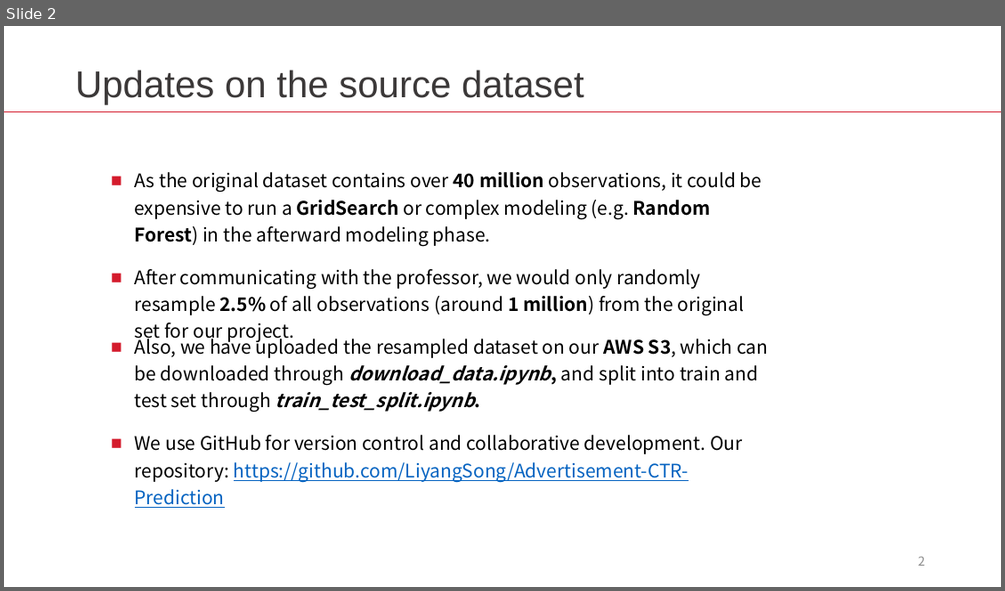
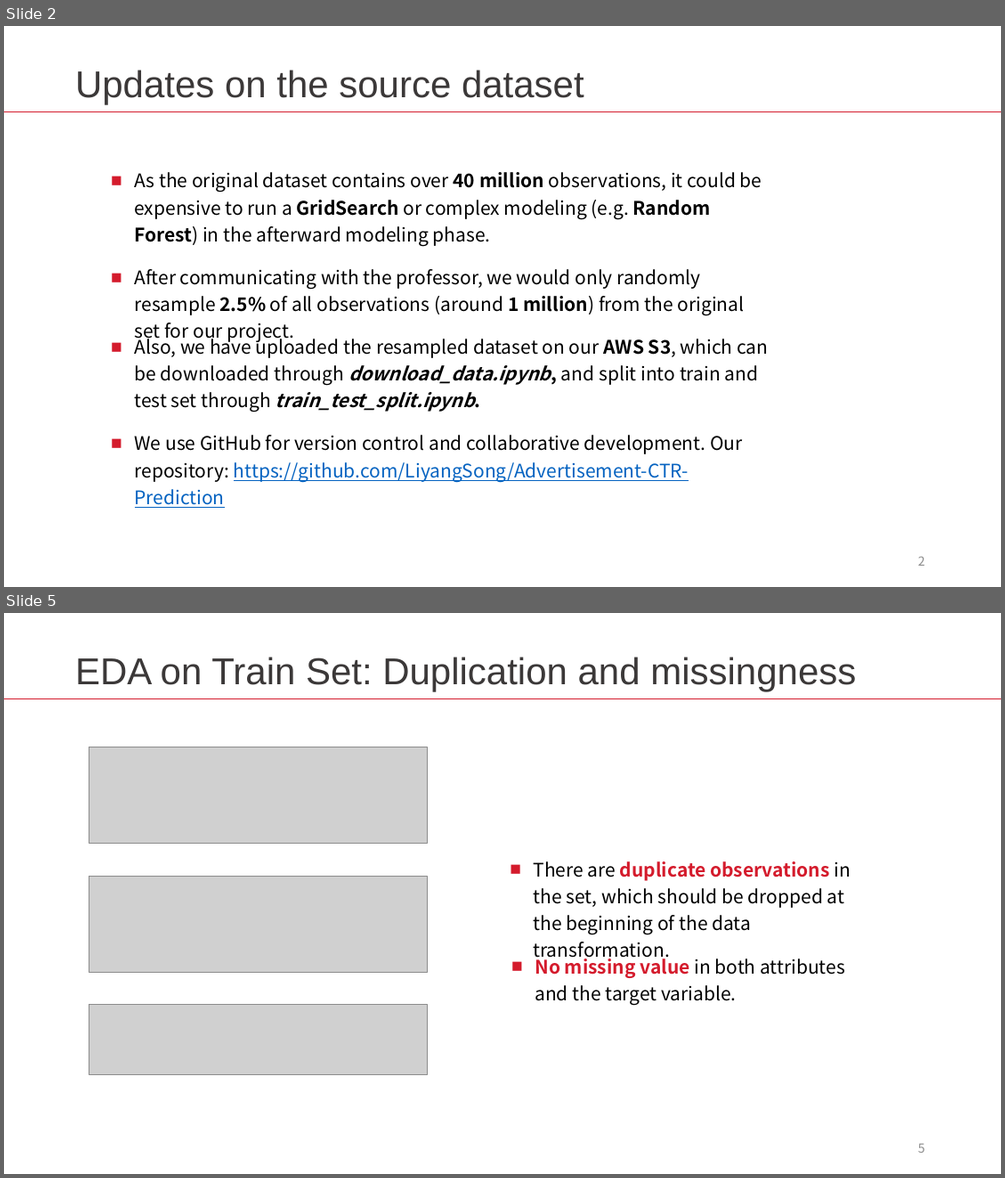
Before and after one commit to LiyangSong/Advertisement-CTR-Prediction, a slide deck: submissions/phase2/eda.pptx. Shown one above the other, each under a label of ours: slide 2 before the commit, slides 2 and 5 after it; the slides between them are not shown. The pictures are 1005x591 and 1005x1178 pixels, drawn with LibreOffice and Linux fonts; fonts in the diff are those of the drawing; grey boxes stand for pictures. Boxes give left, top, right and bottom in pixels: in the first picture for what was removed or moved away, otherwise in the second. Text is boxed around its words. In the diff, an @@ line names an element or a change of style, - is before the commit and + after.

```diff
--- a/submissions/phase2/eda.pptx
+++ b/submissions/phase2/eda.pptx
@@ slide 5 added at (x1=4, y1=613, x2=1001, y2=1174), background #FFFFFF @@
@@ text added at (x1=75, y1=657, x2=856, y2=691), 36 pt, text #3B3838 @@
+EDA on Train Set: Duplication and missingness
@@ rectangle added at (x1=4, y1=698, x2=1001, y2=699), fill #D41B2C @@
@@ picture added at (x1=89, y1=747, x2=427, y2=843) @@
@@ picture added at (x1=89, y1=876, x2=427, y2=971) @@
@@ text added at (x1=534, y1=861, x2=851, y2=934), 18 pt, text #000000 @@
+■ There are duplicate observations in the set, which should be dropped at the beginning of the data transformation.
@@ text added at (x1=534, y1=955, x2=845, y2=1005), 18 pt, text #000000 @@
+■ No missing value in both attributes and the target variable.
@@ picture added at (x1=89, y1=1005, x2=427, y2=1074) @@
@@ page number added at (x1=918, y1=1143, x2=925, y2=1152), 12 pt, text #8C8C8C @@
+5
```
Also in this commit, not shown: 10 other slides added, 1 slide removed, 1 other file.
